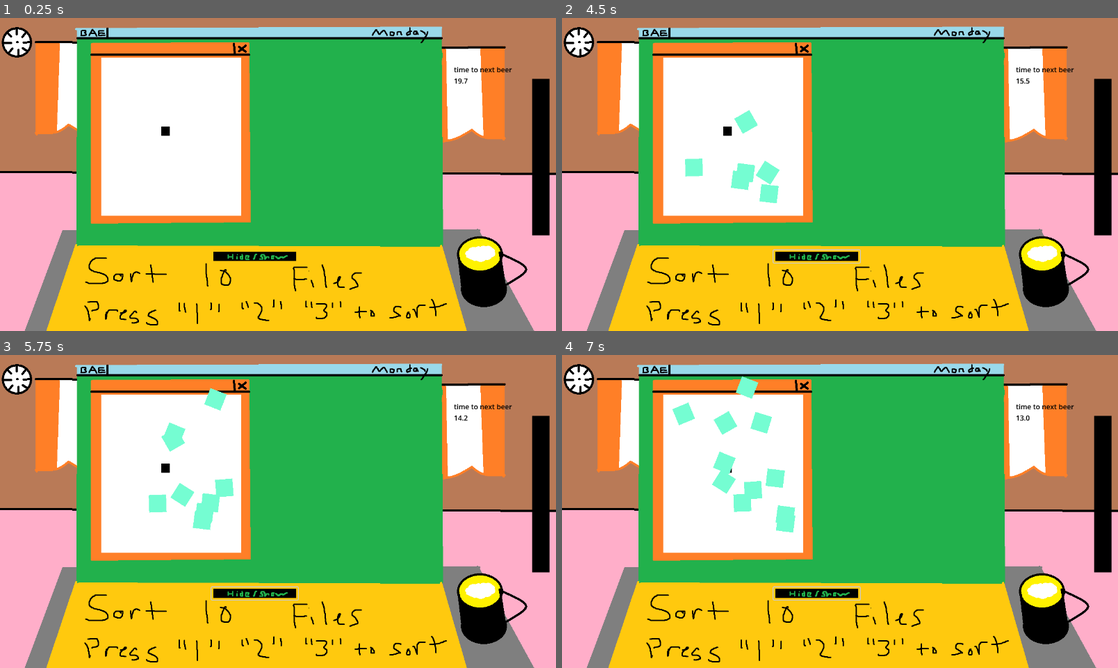
Above: before the commit, frames 1-4 (two rows, left to right).
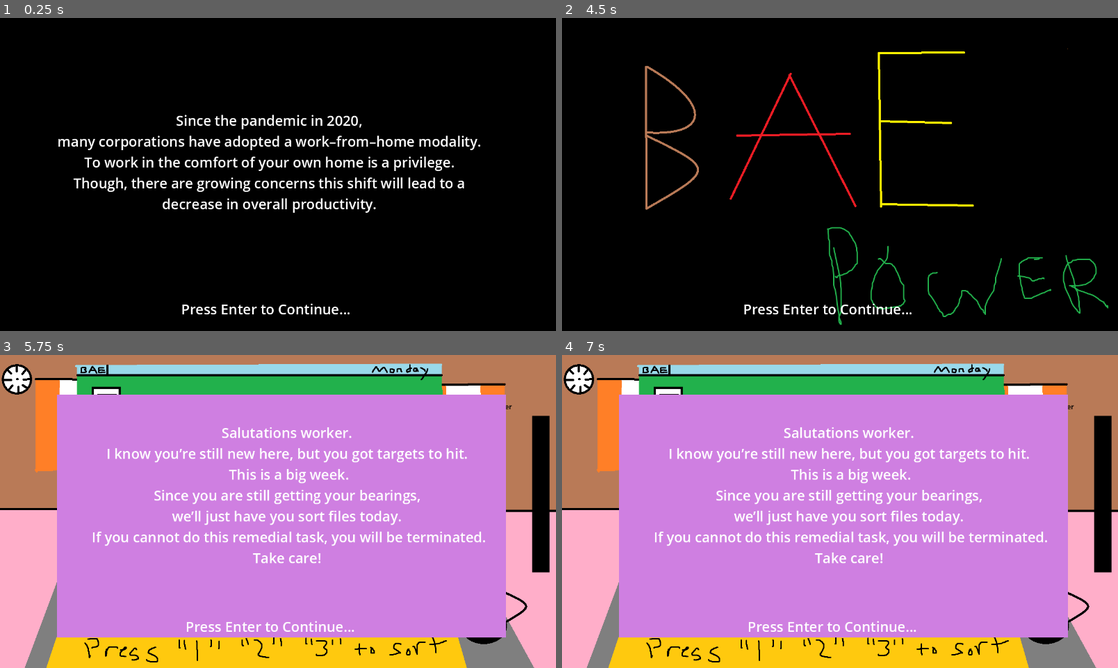
Above: after the commit, the same moments.

Repository: xepewout/BAE
Game: Godot game, scene res://intro.tscn
Two runs of this game, one before a commit and one after it. Both use one fixed random seed, a clock stepped at 60 frames per second and the inputs below. Before the commit the project starts from res://main.tscn.
Inputs (mouse positions are in pixels of both pictures, inside the frame that each line leads up to; where the layout moved, square brackets give the same spot in the first picture):
- Up to frame 1 (0.25 s): no input
- Up to frame 2 (4.5 s): click (667, 64) at 0.52 s; click (817, 255) at 1.27 s; tap Enter (enter, bound only after the commit) at 2, 2.75, 3.05, 3.5, 3.6, 4.25 s; hold D (Move_Right) 2.03-2.78 s; hold 1 (one) 2.03-2.78 s; tap Space (space) at 2.3, 2.85 s; hold S (Move_Down) 2.78-3.53 s; hold D (Move_Right) 3.53-4.28 s; tap Tab (tab, bound only after the commit) at 3.8, 4.35 s; hold W (Move_Up) from 4.28 s (still down)
- Up to frame 3 (5.75 s): tap 1 (one) at 4.55 s; tap Enter (enter, bound only after the commit) at 5 s; release W (Move_Up) at 5.03 s; hold A (Move_Left) from 5.03 s (still down); hold 1 (one) from 5.03 s (still down); tap Space (space) at 5.3 s
- Up to frame 4 (7 s): release A (Move_Left) at 5.75 s; release 1 (one) at 5.75 s; click (667, 401) at 5.75 s; click (823, 589) [817, 592] at 6.5 s

The runs differ from the first frame. In frame 1, 95% of the frame differs, in the area x 0-100%, y 0-100%; in frame 2, 96%; in frame 3, 63%; in frame 4, 63%.

Commit message:
version .7
-day 1-3 demo

Diff:
--- /dev/null
+++ b/bae/brief.gd
@@ -0,0 +1,38 @@
+extends Node2D
+@onready var main: Node = $".."
+@onready var label: Label = $Label
+
+
+
+
+# Called every frame. 'delta' is the elapsed time since the previous frame.
+func _process(delta: float) -> void:
+	if main.day == 2:
+		label.text = ("Greetings worker.
+		Yesterday you did pretty good at sorting files.
+		So good, you are doing it again today.
+		I’m also putting you on a data calibration task.
+		My colleagues have mentioned it looks a lot
+		like an old game called “snake.”
+		It is not a snake. Take care!")
+	if main.day == 3:
+		label.text = ("Good morning worker!
+		We recently acquired a poultry company.
+		I got I.T. to hook up your computer to a drone.
+		We need you to capture wild chickens for breeding.
+		Just click them when you see them and the drone
+		will strike a tranquilizer into their necks.
+		Also, do some file sorting and data calibration while you are at it.
+		Get it done. ")
+	if main.day == 4:
+		label.text = ("Worker.
+		Good job yesterday.
+		I have just been informed that data calibration
+		was actually just “snake.”
+		The data analytics team has been terminated.
+		 But, I still need you on file sorting.
+		There are plenty more chickens to catch as well.
+		We intend to breed our captured chickens.
+		That said, please match these chickens.
+		Each chicken has a unique lust, so match accordingly.
+")
--- /dev/null
+++ b/bae/brief.tscn
@@ -0,0 +1,46 @@
+[gd_scene load_steps=2 format=3 uid="uid://b8jgihxnhuovu"]
+
+[ext_resource type="Script" path="res://brief.gd" id="1_nt5jd"]
+
+[node name="Brief" type="Node2D"]
+script = ExtResource("1_nt5jd")
+
+[node name="ColorRect" type="ColorRect" parent="."]
+offset_left = 131.0
+offset_top = 91.0
+offset_right = 1165.0
+offset_bottom = 650.0
+color = Color(0.810722, 0.496633, 0.880834, 1)
+
+[node name="EnterLabel" type="Label" parent="."]
+offset_left = 127.0
+offset_top = 602.0
+offset_right = 1117.0
+offset_bottom = 647.0
+size_flags_horizontal = 4
+theme_override_colors/font_color = Color(1, 1, 1, 1)
+theme_override_colors/font_outline_color = Color(0, 0, 0, 1)
+theme_override_font_sizes/font_size = 32
+text = "Press Enter to Continue..."
+horizontal_alignment = 1
+vertical_alignment = 1
+
+[node name="Label" type="Label" parent="."]
+offset_left = -276.0
+offset_top = 156.0
+offset_right = 1598.0
+offset_bottom = 489.0
+size_flags_horizontal = 4
+theme_override_colors/font_color = Color(1, 1, 1, 1)
+theme_override_colors/font_outline_color = Color(0, 0, 0, 1)
+theme_override_font_sizes/font_size = 32
+text = "Salutations worker.
+I know you’re still new here, but you got targets to hit.
+ This is a big week.
+Since you are still getting your bearings,
+we’ll just have you sort files today.
+ If you cannot do this remedial task, you will be terminated.
+Take care!
+"
+horizontal_alignment = 1
+vertical_alignment = 1
--- a/bae/chicken.gd
+++ b/bae/chicken.gd
@@ -1,6 +1,10 @@
 extends RigidBody2D
-
+@onready var main: Node = $"../../"
 
 func _on_area_2d_area_entered(area: Area2D) -> void:
 	if area.is_in_group("Wall"):
-		queue_free()
+		_free()
+		main._damage2()
+
+func _free():
+	queue_free()
--- a/bae/chicken_hunt.gd
+++ b/bae/chicken_hunt.gd
@@ -1,15 +1,19 @@
 extends Node2D
 const CHICKEN = preload("res://scenes/chicken.tscn")
+@onready var chicken: Label = $Chicken
+@onready var main: Node = $"../"
+@onready var crosshair: Area2D = $TextureRect/Crosshair
 
 # Called when the node enters the scene tree for the first time.
 func _ready() -> void:
 	pass # Replace with function body.
 
-
 # Called every frame. 'delta' is the elapsed time since the previous frame.
 func _process(delta: float) -> void:
-	pass
+	chicken.set_text("Chickens caught \n" + str(main.chickensCaught) + "/10")
 
+func _electric():
+	crosshair.speed = crosshair.speed * 1.25
 
 func _on_mob_timer_timeout() -> void:
 	print("spawning")
--- a/bae/crosshair.gd
+++ b/bae/crosshair.gd
@@ -1,5 +1,8 @@
 extends Area2D
-
+@export var speed = 400
+@export var inMob = false
+@export var tempChick = Area2D
+@onready var main: Node = $"../../.."
 
 # Called when the node enters the scene tree for the first time.
 func _ready() -> void:
@@ -7,5 +10,37 @@
 
 
 # Called every frame. 'delta' is the elapsed time since the previous frame.
-func _process(delta: float) -> void:
-	pass
+func _process(delta):
+	var velocity = Vector2.ZERO # The player's movement vector.
+	if Input.is_action_pressed("Move_Right"):
+		velocity.x += 1
+		print("w")
+	if Input.is_action_pressed("Move_Left"):
+		velocity.x -= 1
+	if Input.is_action_pressed("Move_Down"):
+		velocity.y += 1
+	if Input.is_action_pressed("Move_Up"):
+		velocity.y -= 1
+
+	if velocity.length() > 0:
+		velocity = velocity.normalized() * speed
+
+	position += velocity * delta
+
+	if Input.is_action_pressed("space") and inMob:
+		print("chicken caught")
+		tempChick._free()
+		main.chickensCaught+=1
+		if main.chickensCaught == main.chickenHuntTarget:
+			main._chickenHuntPass()
+
+func _on_area_entered(area: Area2D) -> void:
+	print("inMob")
+	if area.is_in_group("mob"):
+		inMob = true
+	tempChick = area
+
+
+func _on_area_exited(area: Area2D) -> void:
+	inMob = false
+	tempChick = null
--- /dev/null
+++ b/bae/intro.gd
@@ -0,0 +1,31 @@
+extends Node2D
+var labelNum = 1
+@onready var label: Label = $Label
+@onready var enter_label: Label = $EnterLabel
+@onready var texture_rect: TextureRect = $TextureRect
+
+
+# Called when the node enters the scene tree for the first time.
+func _ready() -> void:
+	pass # Replace with function body.
+
+
+# Called every frame. 'delta' is the elapsed time since the previous frame.
+func _process(delta: float) -> void:
+	if Input.is_action_just_pressed("enter"):
+		labelNum+=1
+	if labelNum == 2:
+		label.text = ("BEER")
+	if labelNum == 3:
+		label.text = ("ANGER")
+	if labelNum == 4:
+		label.text = ("ELECTRICITY")
+	if labelNum == 5:
+		label.text = ("POWER")
+	if labelNum == 6:
+		label.text = (" In order to meet quota, you will need to develop a mastery over \n these powerful forces. ")
+	if labelNum == 7:
+		label.visible = false
+		texture_rect.visible = true
+	if labelNum == 8:
+		get_tree().change_scene_to_file("res://main.tscn")
--- /dev/null
+++ b/bae/intro.tscn
@@ -0,0 +1,52 @@
+[gd_scene load_steps=3 format=3 uid="uid://5p23kml3gs1b"]
+
+[ext_resource type="Script" path="res://intro.gd" id="1_s8f1k"]
+[ext_resource type="Texture2D" uid="uid://qvkosi7rs18k" path="res://assests/backgrounds/days/title.png" id="2_hdryk"]
+
+[node name="Node2D" type="Node2D"]
+position = Vector2(132, 213)
+script = ExtResource("1_s8f1k")
+
+[node name="ColorRect" type="ColorRect" parent="."]
+offset_left = -249.0
+offset_top = -249.0
+offset_right = 1221.0
+offset_bottom = 553.0
+color = Color(0, 0, 0, 1)
+
+[node name="TextureRect" type="TextureRect" parent="."]
+visible = false
+offset_left = -128.0
+offset_top = -207.0
+offset_right = 1152.0
+offset_bottom = 513.0
+texture = ExtResource("2_hdryk")
+
+[node name="EnterLabel" type="Label" parent="."]
+offset_left = -15.0
+offset_top = 434.0
+offset_right = 975.0
+offset_bottom = 479.0
+size_flags_horizontal = 4
+theme_override_colors/font_color = Color(1, 1, 1, 1)
+theme_override_colors/font_outline_color = Color(0, 0, 0, 1)
+theme_override_font_sizes/font_size = 32
+text = "Press Enter to Continue..."
+horizontal_alignment = 1
+vertical_alignment = 1
+
+[node name="Label" type="Label" parent="."]
+offset_right = 976.0
+offset_bottom = 237.0
+size_flags_horizontal = 4
+theme_override_colors/font_color = Color(1, 1, 1, 1)
+theme_override_colors/font_outline_color = Color(0, 0, 0, 1)
+theme_override_font_sizes/font_size = 32
+text = "Since the pandemic in 2020,
+many corporations have adopted a work–from–home modality.
+To work in the comfort of your own home is a privilege.
+Though, there are growing concerns this shift will lead to a
+decrease in overall productivity.
+"
+horizontal_alignment = 1
+vertical_alignment = 1
--- a/bae/main.gd
+++ b/bae/main.gd
@@ -1,20 +1,33 @@
 extends Node
 @onready var anger: TextureProgressBar = $Anger
+#GAMES
 const SNAKE_GAME = preload("res://scenes/snake_game.tscn")
 const FILE_SORT = preload("res://scenes/file_sort.tscn")
 const BEER = preload("res://scenes/beer.tscn")
+const CHICKEN_HUNT = preload("res://scenes/chicken_hunt.tscn")
+const BRIEF = preload("res://brief.tscn")
+var brief = BRIEF.instantiate()
 var snake = SNAKE_GAME.instantiate()
 var fileSort = FILE_SORT.instantiate()
 var beer = BEER.instantiate()
+var chickenHunt = CHICKEN_HUNT.instantiate()
+#VARIABLE STATES
 var drunk = false
 var electric = false
-var snakeTarget = 15
-var filesTarget = 10
-var foodAte = 0
-var filesSorted = 0
 var day = 1
 var passedGames = 0
 var fileStart = false
+var hidePress = true
+#TARGETS
+var snakeTarget = 15
+var filesTarget = 10
+var chickenHuntTarget = 10
+var foodAte = 0
+var filesSorted = 0
+var chickensCaught = 0
+
+@onready var game_timer: Timer = $GameTimer
+@onready var chicken_hunt_button: Button = $ChickenHuntButton
 @onready var beer_timer: Timer = $BeerTimer
 @onready var snake_button: Button = $SnakeButton
 @onready var hide_button: Button = $HideButton
@@ -28,24 +41,47 @@
 @onready var electric_pic: TextureRect = $ElectricPic
 @onready var drunk_pic: TextureRect = $DrunkPic
 @onready var display_timer: Timer = $DisplayTimer
+@onready var time_label: Label = $TimeLabel
+@onready var day_4_label: Label = $Day4Label
 
 # Called when the node enters the scene tree for the first time.
 func _ready() -> void:
+	add_child(brief)
+	brief.visible = true
 	anger.value = 0
-	beer_timer.start(randi_range(5,20))
 	snake.queue_free()
 	fileSort.queue_free()
 	beer.queue_free()
 	snake = null
 	fileSort = null
 	beer = null
+	chickenHunt = null
+	_changeDays()
 
 # Called every frame. 'delta' is the elapsed time since the previous frame.
 func _process(delta: float) -> void:
 	beer_label.set_text("time to next beer \n" + str(beer_timer.get_time_left()).pad_decimals(1))
-
+	time_label.set_text("TIME REMAINING: " + str(game_timer.get_time_left()).pad_decimals(1))
+	if Input.is_action_just_pressed("tab"):
+		_hide(!hidePress)
+	if Input.is_action_just_pressed("enter"):
+		if brief.visible:
+			brief.visible = false
+
+func _damage2():
+	anger.value += 10
 func _damage():
 	anger.value += 10
+	if drunk:
+		filesSorted -= randi_range(-4,4)
+		foodAte -= randi_range(-4,4)
+	elif electric:
+		filesSorted += 1
+		foodAte += 1
+	else:
+		filesSorted -= 1
+		foodAte -= 1
+
 	drunk = false
 	electric = false
 	if anger.value == 100:
@@ -71,18 +107,32 @@
 		_damage()
 
 func _snakeTime(toggle):
-	if toggle and !snake:
+	if toggle and !snake and snake_button.visible == true:
 		snake = SNAKE_GAME.instantiate()
 		add_child(snake)
 		if !fileSort:
 			_fileSortTime(toggle)
 
 func _fileSortTime(toggle):
-	if toggle and !fileSort:
+	beer_timer.start(randi_range(5,20))
+	if toggle and !fileSort and file_sort_button.visible == true:
 		fileSort = FILE_SORT.instantiate()
 		add_child(fileSort)
 	if day > 1:
 		_snakeTime(toggle)
+	if day > 2:
+		_chickenHuntTime(toggle)
+
+func _chickenHuntTime(toggle):
+	_hide(!toggle)
+	if !fileSort:
+		_fileSortTime(toggle)
+	if !snake:
+		_snakeTime(toggle)
+	if toggle and !chickenHunt and chicken_hunt_button.visible == true:
+		chickenHunt = CHICKEN_HUNT.instantiate()
+		add_child(chickenHunt)
+
 
 func _beer():
 	beer.queue_free()
@@ -95,6 +145,8 @@
 			fileSort._electric()
 		if snake:
 			snake._electric()
+		if chickenHunt:
+			chickenHunt._electric()
 	if drunk:
 		drunk_pic.visible = true
 		if fileSort:
@@ -103,10 +155,38 @@
 			snake._drunk()
 
 func _hide(toggle):
+	if chickenHunt and chicken_hunt_button.visible:
+		chickenHunt.visible = !toggle
+		if !toggle:
+			chickenHunt.process_mode = PROCESS_MODE_INHERIT
+		else:
+			chickenHunt.process_mode = PROCESS_MODE_DISABLED
 	if snake and snake_button.visible:
 		snake.visible = toggle
+		if toggle:
+			snake.process_mode = PROCESS_MODE_INHERIT
+		else:
+			snake.process_mode = PROCESS_MODE_DISABLED
 	if fileSort and file_sort_button.visible:
 		fileSort.visible = toggle
+		if toggle:
+			fileSort.process_mode = PROCESS_MODE_INHERIT
+		else:
+			fileSort.process_mode = PROCESS_MODE_DISABLED
+	hidePress = toggle
+
+func _chickenHuntPass():
+	chickensCaught = 0
+	chickenHunt.visible = false
+	chicken_hunt_button.visible = false
+	passedGames += 1
+	chickenHunt.queue_free()
+	chickenHunt = null
+	if !hidePress:
+		_hide(!hidePress)
+	if passedGames == day:
+		_pass()
+
 
 func _snakePass():
 	foodAte = 0
@@ -130,7 +210,7 @@
 
 func _pass():
 	victory_timer.start(3)
-
+	game_timer.stop()
 	if beer:
 		beer.queue_free()
 	beer = null
@@ -142,10 +222,18 @@
 	var background = "res://assests/backgrounds/days/day" + str(day) + ".png"
 	canvas_layer.texture = load(background)
 	file_sort_button.visible = true
+	brief.visible = true
 	victory.visible = false
+	beer_timer.stop()
 	if day >= 2:
 		snake_button.visible = true
-	print("victory")
+	if day >= 3:
+		time_label.visible = true
+		game_timer.start(120)
+		chicken_hunt_button.visible = true
+	if day >=4:
+		day_4_label.visible = true
+
 
 func _gameOver():
 	if snake:
@@ -163,5 +251,6 @@
 func _display():
 	electric_pic.visible = false
 	drunk_pic.visible = false
+
 func _reload():
 	get_tree().reload_current_scene()
--- a/bae/main.tscn
+++ b/bae/main.tscn
@@ -4,6 +4,7 @@
 [ext_resource type="Texture2D" uid="uid://cyi6u8swj4gpj" path="res://assests/backgrounds/days/day1.png" id="2_qknfs"]
 [ext_resource type="Texture2D" uid="uid://ct8qa2nr5vqqs" path="res://assests/sprites/ui/buttons/snakeIcon.png" id="5_ghql2"]
 [ext_resource type="Texture2D" uid="uid://c2s8ckxm8cj3s" path="res://assests/sprites/ui/buttons/fileSortIcon.png" id="6_poqp5"]
+[ext_resource type="Texture2D" uid="uid://ctgfci7rolkwb" path="res://assests/sprites/ui/buttons/chickenHuntIcon.png" id="7_2gcre"]
 [ext_resource type="Texture2D" uid="uid://cik3bh8wr3jh8" path="res://assests/sprites/ui/buttons/show.png" id="7_ibljf"]
 [ext_resource type="Texture2D" uid="uid://xsffyhpij8kf" path="res://assests/backgrounds/victory.png" id="8_7w3cx"]
 [ext_resource type="Texture2D" uid="uid://5eahl031hl2r" path="res://assests/backgrounds/gameOver.png" id="9_htxho"]
@@ -11,7 +12,6 @@
 [ext_resource type="Texture2D" uid="uid://bs63ryecviqnn" path="res://assests/backgrounds/electric.png" id="10_k0we2"]
 [ext_resource type="Texture2D" uid="uid://b40645sstsqp0" path="res://assests/sprites/ui/angerBar.png" id="11_51jik"]
 [ext_resource type="Texture2D" uid="uid://cptiw3v7iyamf" path="res://assests/backgrounds/drunk.png" id="11_rditm"]
-[ext_resource type="PackedScene" uid="uid://bm7xurfatgfhg" path="res://scenes/chicken_hunt.tscn" id="12_atbuu"]
 
 [node name="Main" type="Node2D"]
 process_mode = 1
@@ -51,11 +51,21 @@
 icon = ExtResource("6_poqp5")
 flat = true
 
+[node name="ChickenHuntButton" type="Button" parent="."]
+visible = false
+offset_left = 212.0
+offset_top = 243.0
+offset_right = 287.0
+offset_bottom = 318.0
+toggle_mode = true
+icon = ExtResource("7_2gcre")
+flat = true
+
 [node name="HideButton" type="Button" parent="."]
-offset_left = 487.0
-offset_top = 534.0
-offset_right = 686.0
-offset_bottom = 563.0
+offset_left = 503.0
+offset_top = 527.0
+offset_right = 702.0
+offset_bottom = 556.0
 toggle_mode = true
 action_mode = 0
 icon = ExtResource("7_ibljf")
@@ -111,12 +121,32 @@
 [node name="DisplayTimer" type="Timer" parent="."]
 one_shot = true
 
-[node name="ChickenHunt" parent="." instance=ExtResource("12_atbuu")]
+[node name="GameTimer" type="Timer" parent="."]
+process_mode = 3
+
+[node name="TimeLabel" type="Label" parent="."]
+visible = false
+offset_left = 559.0
+offset_top = 21.0
+offset_right = 599.0
+offset_bottom = 44.0
+
+[node name="Day4Label" type="Label" parent="."]
+visible = false
+offset_left = 388.0
+offset_top = 166.0
+offset_right = 966.0
+offset_bottom = 241.0
+text = "Thank you for playing,
+game is still a work in progress but the goal is to add more minigames revolving around the established concept! Hope you enjoyed!"
+autowrap_mode = 2
 
 [connection signal="timeout" from="BeerTimer" to="." method="_beerTime"]
 [connection signal="toggled" from="SnakeButton" to="." method="_snakeTime"]
 [connection signal="toggled" from="FileSortButton" to="." method="_fileSortTime"]
+[connection signal="toggled" from="ChickenHuntButton" to="." method="_chickenHuntTime"]
 [connection signal="toggled" from="HideButton" to="." method="_hide"]
 [connection signal="timeout" from="VictoryTimer" to="." method="_changeDays"]
 [connection signal="timeout" from="GameOverTimer" to="." method="_reload"]
 [connection signal="timeout" from="DisplayTimer" to="." method="_display"]
+[connection signal="timeout" from="GameTimer" to="." method="_gameOver"]
--- a/bae/project.godot
+++ b/bae/project.godot
@@ -11,7 +11,7 @@
 [application]
 
 config/name="bae"
-run/main_scene="res://main.tscn"
+run/main_scene="res://intro.tscn"
 config/features=PackedStringArray("4.3", "GL Compatibility")
 config/icon="res://icon.svg"
 
@@ -30,6 +30,7 @@
 
 Food=""
 Wall=""
+mob=""
 
 [input]
 
@@ -84,6 +85,16 @@
 "events": [Object(InputEventKey,"resource_local_to_scene":false,"resource_name":"","device":-1,"window_id":0,"alt_press …(191 unchanged characters)…
 ]
 }
+tab={
+"deadzone": 0.5,
+"events": [Object(InputEventKey,"resource_local_to_scene":false,"resource_name":"","device":-1,"window_id":0,"alt_pressed":false,"shift_pressed":false,"ctrl_pressed":false,"meta_pressed":false,"pressed":false,"keycode":0,"physical_keycode":4194306,"key_label":0,"unicode":0,"location":0,"echo":false,"script":null)
+]
+}
+enter={
+"deadzone": 0.5,
+"events": [Object(InputEventKey,"resource_local_to_scene":false,"resource_name":"","device":-1,"window_id":0,"alt_pressed":false,"shift_pressed":false,"ctrl_pressed":false,"meta_pressed":false,"pressed":false,"keycode":0,"physical_keycode":4194309,"key_label":0,"unicode":0,"location":0,"echo":false,"script":null)
+]
+}
 
 [rendering]
 
--- /dev/null
+++ b/bae/scenes/area_2d.gd
@@ -0,0 +1,5 @@
+extends Area2D
+@onready var chicken: RigidBody2D = $".."
+
+func _free():
+	chicken._free()
--- a/bae/scenes/chicken.tscn
+++ b/bae/scenes/chicken.tscn
@@ -1,6 +1,7 @@
-[gd_scene load_steps=4 format=3 uid="uid://d0oqb233gka66"]
+[gd_scene load_steps=5 format=3 uid="uid://d0oqb233gka66"]
 
 [ext_resource type="Script" path="res://chicken.gd" id="1_1kies"]
+[ext_resource type="Script" path="res://scenes/area_2d.gd" id="2_eay2f"]
 
 [sub_resource type="RectangleShape2D" id="RectangleShape2D_w5y08"]
 size = Vector2(40, 34)
@@ -14,7 +15,8 @@
 gravity_scale = 0.0
 script = ExtResource("1_1kies")
 
-[node name="Area2D" type="Area2D" parent="."]
+[node name="Area2D" type="Area2D" parent="." groups=["mob"]]
+script = ExtResource("2_eay2f")
 
 [node name="CollisionShape2D" type="CollisionShape2D" parent="Area2D"]
 position = Vector2(17, 18)
--- a/bae/scenes/chicken_hunt.tscn
+++ b/bae/scenes/chicken_hunt.tscn
@@ -5,6 +5,7 @@
 [ext_resource type="Script" path="res://crosshair.gd" id="3_554ue"]
 
 [sub_resource type="CircleShape2D" id="CircleShape2D_wrcnm"]
+radius = 13.6015
 
 [sub_resource type="Curve2D" id="Curve2D_jwako"]
 _data = {
@@ -33,14 +34,6 @@
 offset_right = 350.0
 offset_bottom = 400.0
 
-[node name="Reticule" type="ColorRect" parent="TextureRect"]
-layout_mode = 0
-offset_left = 166.0
-offset_top = 195.0
-offset_right = 186.0
-offset_bottom = 216.0
-color = Color(0, 0, 0, 1)
-
 [node name="Crosshair" type="Area2D" parent="TextureRect"]
 position = Vector2(176, 205)
 script = ExtResource("3_554ue")
@@ -48,8 +41,15 @@
 [node name="CollisionShape2D" type="CollisionShape2D" parent="TextureRect/Crosshair"]
 shape = SubResource("CircleShape2D_wrcnm")
 
+[node name="Reticule" type="ColorRect" parent="TextureRect/Crosshair"]
+offset_left = -10.0
+offset_top = -10.0
+offset_right = 10.0
+offset_bottom = 11.0
+color = Color(0, 0, 0, 1)
+
 [node name="MobTimer" type="Timer" parent="."]
-wait_time = 0.5
+wait_time = 2.0
 autostart = true
 
 [node name="MobPath" type="Path2D" parent="."]
@@ -80,4 +80,15 @@
 scale = Vector2(2, 2)
 shape = SubResource("SegmentShape2D_vm4q6")
 
+[node name="Chicken" type="Label" parent="."]
+offset_left = 216.0
+offset_top = 64.0
+offset_right = 256.0
+offset_bottom = 91.0
+theme_override_colors/font_color = Color(0, 0, 0, 1)
+text = "hi
+"
+
+[connection signal="area_entered" from="TextureRect/Crosshair" to="TextureRect/Crosshair" method="_on_area_entered"]
+[connection signal="area_exited" from="TextureRect/Crosshair" to="TextureRect/Crosshair" method="_on_area_exited"]
 [connection signal="timeout" from="MobTimer" to="." method="_on_mob_timer_timeout"]
--- a/bae/scenes/file_sort.gd
+++ b/bae/scenes/file_sort.gd
@@ -1,6 +1,8 @@
 extends Node2D
 @onready var timer: Timer = $Buckets/Timer
 @onready var buckets: Node2D = $Buckets
+@onready var files: Label = $Files
+@onready var main: Node = $"../"
 
 func _electric():
 	if buckets.timerTime > 1:
@@ -9,3 +11,6 @@
 func _drunk():
 	if buckets.timerTime > 1:
 		buckets.timerTime = 5
+
+func _process(delta: float) -> void:
+	files.set_text("Files Sorted \n" + str(main.filesSorted) + "/10")
--- a/bae/scenes/file_sort.tscn
+++ b/bae/scenes/file_sort.tscn
@@ -68,4 +68,12 @@
 wait_time = 5.0
 autostart = true
 
+[node name="Files" type="Label" parent="."]
+offset_left = 627.0
+offset_top = 75.0
+offset_right = 667.0
+offset_bottom = 98.0
+theme_override_colors/font_color = Color(0, 0, 0, 1)
+theme_override_colors/font_outline_color = Color(0, 0, 0, 1)
+
 [connection signal="timeout" from="Buckets/Timer" to="Buckets" method="_shuffle"]
--- a/bae/scenes/snake_game.gd
+++ b/bae/scenes/snake_game.gd
@@ -1,8 +1,13 @@
 extends Node2D
 @onready var timer: Timer = $ColorRect/Snake/Timer
+@onready var food: Label = $Food
+@onready var main: Node = $"../"
 
 func _electric():
 	timer.wait_time = timer.wait_time  * .5
 
 func _drunk():
 	timer.wait_time = .1
+
+func _process(delta: float) -> void:
+	food.set_text("Food Ate \n" + str(main.foodAte) + "/15")
--- a/bae/scenes/snake_game.tscn
+++ b/bae/scenes/snake_game.tscn
@@ -81,4 +81,14 @@
 scale = Vector2(2, 2)
 shape = SubResource("SegmentShape2D_jd0tx")
 
+[node name="Food" type="Label" parent="."]
+offset_left = 217.0
+offset_top = 60.0
+offset_right = 257.0
+offset_bottom = 83.0
+theme_override_colors/font_color = Color(0, 0, 0, 1)
+theme_override_colors/font_outline_color = Color(0, 0, 0, 1)
+text = "hi"
+clip_text = true
+
 [connection signal="area_entered" from="ColorRect/Snake" to="ColorRect/Snake" method="_on_area_entered"]
--- a/bae/snake.gd
+++ b/bae/snake.gd
@@ -3,7 +3,6 @@
 var direction := Vector2.RIGHT
 var segment_positions := []  # Stores positions of body segments
 var segments := []  # List of segment nodes
-var foodAte = 0
 
 @onready var main: Node = $"../../.."
 @export var grid_size := 16
@@ -68,9 +67,9 @@
 func _on_area_entered(area):
 	if area.is_in_group("Food"):
 		grow()
-		foodAte+=1
+		main.foodAte+=1
 		area._move_to_new_position()
-		if foodAte == main.snakeTarget:
+		if main.foodAte == main.snakeTarget:
 			main._snakePass()
 	elif area.is_in_group("Wall"):
 		main.call_deferred("_damage")
Binary file changed: bae/assests/backgrounds/days/day1.png
Binary file changed: bae/assests/backgrounds/days/day2.png
Binary file changed: bae/assests/backgrounds/days/day3.png
Binary file added: bae/assests/backgrounds/days/day4.png
Not shown, added: bae/assests/backgrounds/days/day4.png.import
Binary file added: bae/assests/backgrounds/days/day5.png
Not shown, added: bae/assests/backgrounds/days/day5.png.import
Binary file added: bae/assests/backgrounds/days/title.png
Not shown, added: bae/assests/backgrounds/days/title.png.import
Binary file added: bae/assests/gameIcon.png
Not shown, added: bae/assests/gameIcon.png.import
Binary file added: bae/assests/sprites/ui/buttons/chickenHuntIcon.png
(and 3 more such lines)
